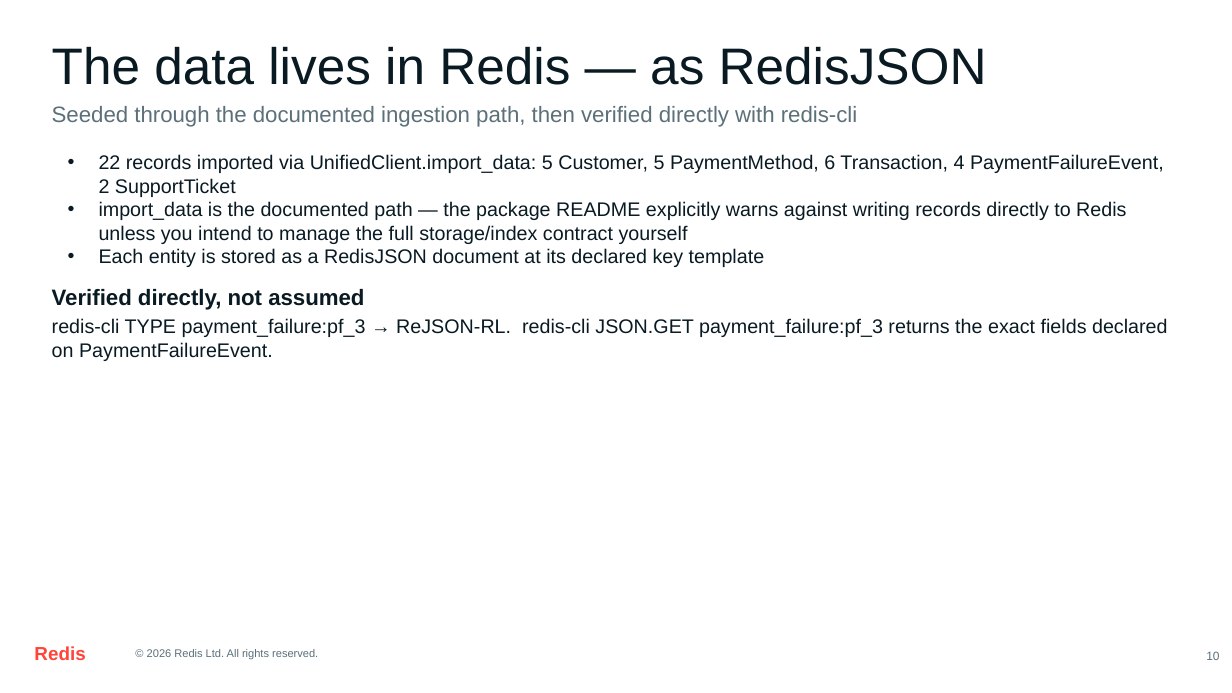
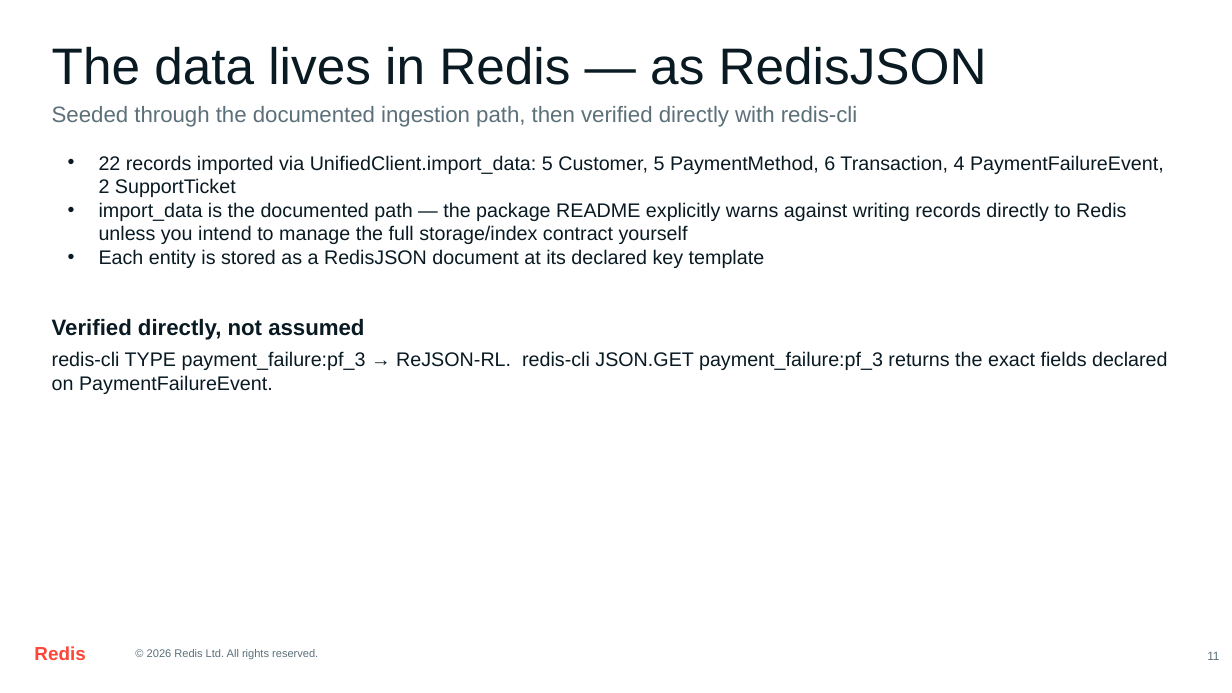
Before and after one commit to amitmknit/context-retriever-payment-failure-demo, a slide deck: slide 11 of Context-Retriever-Payment-Failure-Demo.pptx. Drawn at 1232x693 pixels with LibreOffice and Linux fonts; fonts in the diff are those of the drawing. Boxes give left, top, right and bottom in pixels: in the first picture for what was removed or moved away, otherwise in the second. Text is boxed around its words. In the diff, an @@ line names an element or a change of style, - is before the commit and + after.

```diff
--- a/Context-Retriever-Payment-Failure-Demo.pptx
+++ b/Context-Retriever-Payment-Failure-Demo.pptx
@@ text "22 records imported via UnifiedClient.import_data: ..." at box(99, 155, 1164, 268): vertical alignment middle to top @@
@@ text "Verified directly, not assumed": place and size @@
-text "Verified directly, not assumed" at box(52, 289, 364, 310)
+text "Verified directly, not assumed" at box(52, 319, 364, 340)
@@ text "redis-cli TYPE payment_failure:pf_3 → ReJSON-RL. ..." at box(52, 351, 1168, 394): vertical alignment middle to top @@
@@ text "redis-cli TYPE payment_failure:pf_3 → ReJSON-RL. ...": place and size @@
-text "redis-cli TYPE payment_failure:pf_3 → ReJSON-RL. ..." at box(52, 318, 1168, 361)
+text "redis-cli TYPE payment_failure:pf_3 → ReJSON-RL. ..." at box(52, 351, 1168, 394)
@@ text at box(1207, 652, 1219, 660): text changed @@
-10
+11
```
Also in this commit, not shown: 15 other slides changed, 10 slides added, 1 slide removed, 4 other files.
